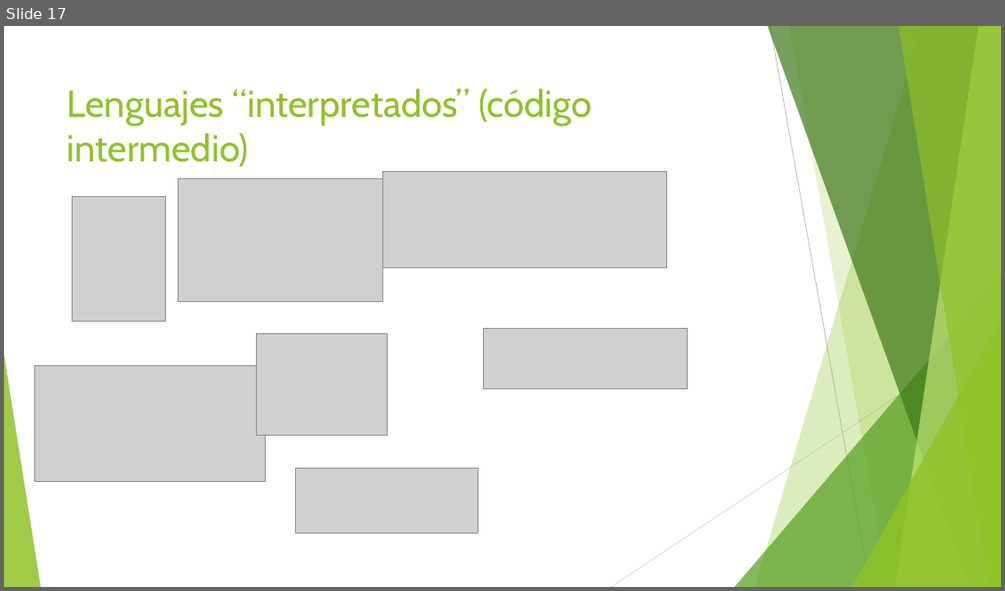
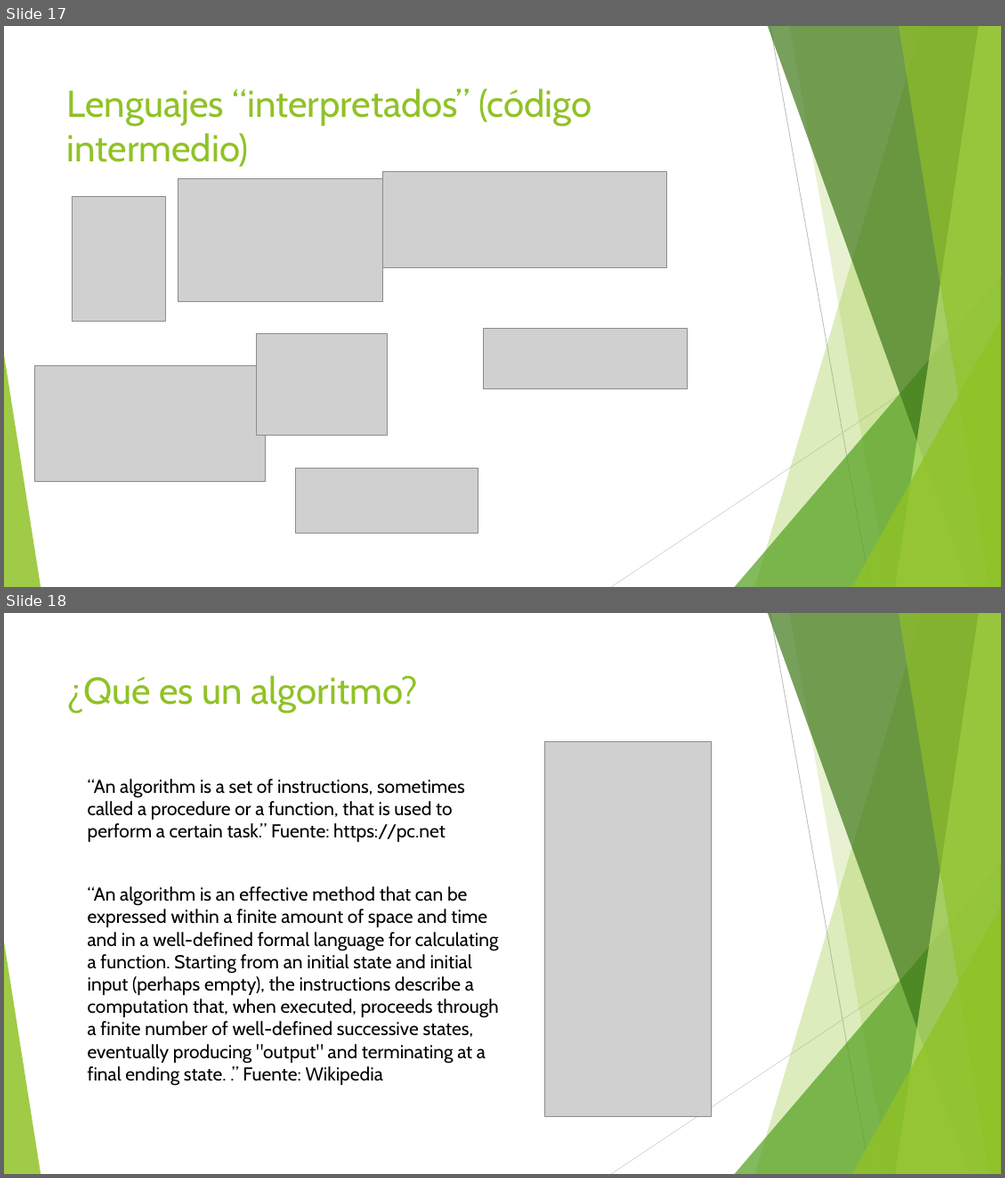
Before and after one commit to 111milprogramadoresbaradero/Presentaciones, a slide deck: Clase_1_Contextualizacion_1.0.pptx. Shown one above the other, each under a label of ours: slide 17 before the commit, slides 17 and 18 after it. The pictures are 1005x591 and 1005x1178 pixels, drawn with LibreOffice and Linux fonts; fonts in the diff are those of the drawing; grey boxes stand for pictures. Boxes give left, top, right and bottom in pixels: in the first picture for what was removed or moved away, otherwise in the second. Text is boxed around its words. In the diff, an @@ line names an element or a change of style, - is before the commit and + after.

Commit message:
Agrega definición de algoritmo.

```diff
--- a/Clase_1_Contextualizacion_1.0.pptx
+++ b/Clase_1_Contextualizacion_1.0.pptx
@@ slide 18 added at (4,613,1001,1174), background #FFFFFF; not listed: 10 template elements that a slide beside it also shows @@
@@ title added at (67,675,419,713), 36 pt, text #90C226 @@
+¿Qué es un algoritmo?
@@ picture added at (544,742,712,1116) @@
@@ text added at (88,779,465,842), 18 pt, text #000000 @@
+“An algorithm is a set of instructions, sometimes called a procedure or a function, that is used to perform a certain task.” Fuente: https://pc.net
@@ text added at (88,886,499,1086), 18 pt, text #000000 @@
+“An algorithm is an effective method that can be expressed within a finite amount of space and time and in a well-defined formal language for calculating a function. Starting from an initial state and initial input (perhaps empty), the instructions describe a computation that, when executed, proceeds through a finite number of well-defined successive states, eventually producing "output" and terminating at a final ending state. .” Fuente: Wikipedia
```
Also in this commit, not shown: 2 other slides added.
